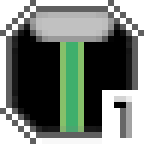
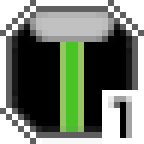
Two versions of the same layered image (144x144). Layer-by-layer changes:
painted on "Level" over left=108, top=96, right=132, bottom=138
painted on "Disruptor" over left=60, top=42, right=84, bottom=132
